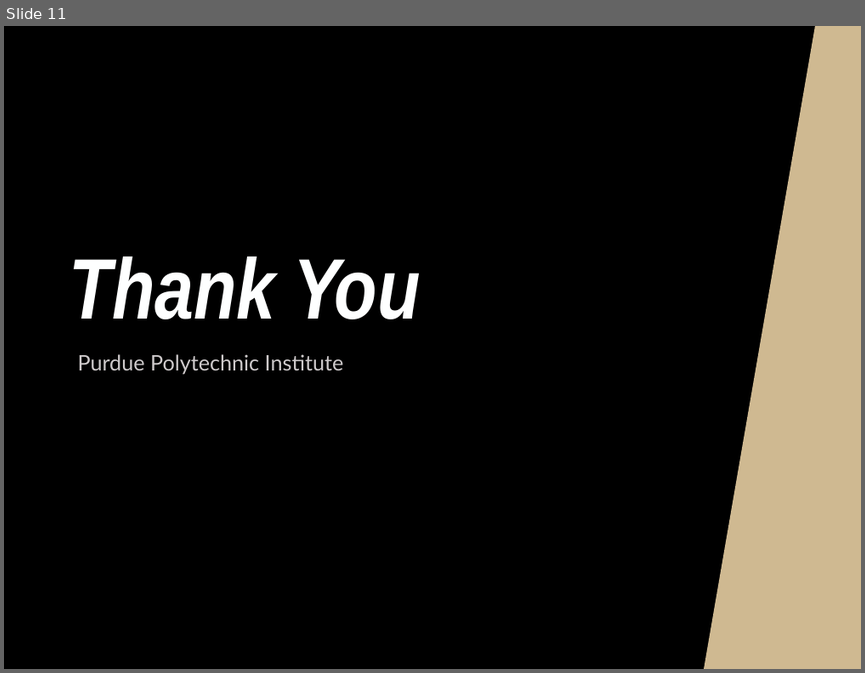
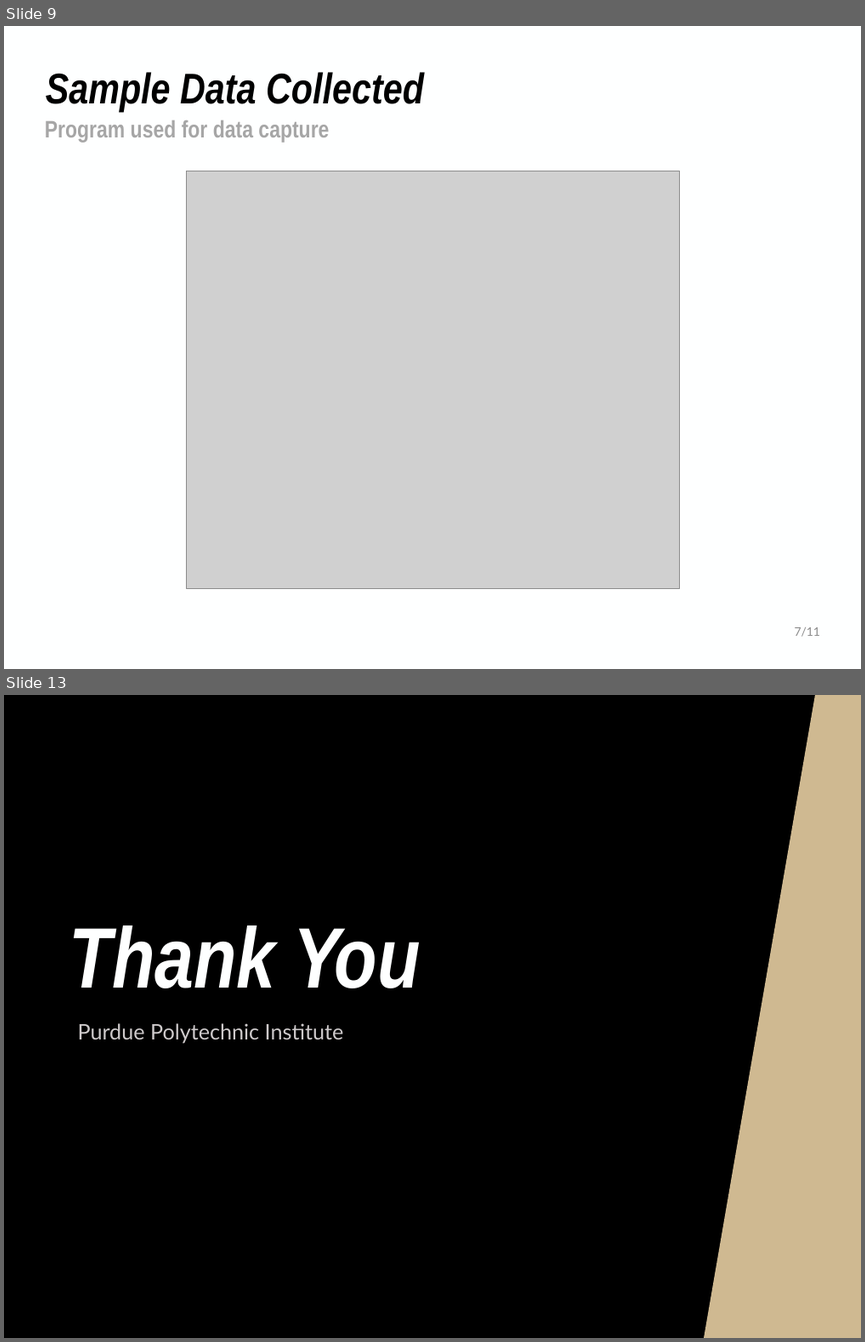
Before and after one commit to NHuang58/Biomedical_Device_PCB, a slide deck: Documentation/Slides/Week_20.pptx. Shown one above the other, each under a label of ours: slide 11 before the commit, slides 9 and 13 after it; the slides between them are not shown. The pictures are 865x673 and 865x1342 pixels, drawn with LibreOffice and Linux fonts; fonts in the diff are those of the drawing; grey boxes stand for pictures; background and template pictures are left out. Boxes give left, top, right and bottom in pixels: in the first picture for what was removed or moved away, otherwise in the second. Text is boxed around its words. In the diff, an @@ line names an element or a change of style, - is before the commit and + after.

```diff
--- a/Documentation/Slides/Week_20.pptx
+++ b/Documentation/Slides/Week_20.pptx
@@ slide 9 added at [4, 26, 861, 669], background #FEFFFF @@
@@ title added at [46, 72, 424, 112], 36 pt, text #000000, bold, italic @@
+Sample Data Collected
@@ text added at [45, 120, 329, 142], 20 pt, text #A6A6A6, bold @@
+Program used for data capture
@@ picture added at [187, 170, 679, 588] @@
@@ text added at [794, 627, 821, 636], 10 pt, text #8C8C8C @@
+7/11
@@ what was slide 11 is now slide 13 @@
```
Also in this commit, not shown: 7 slides changed, 2 other slides added, 1 slide removed, 6 other files.
